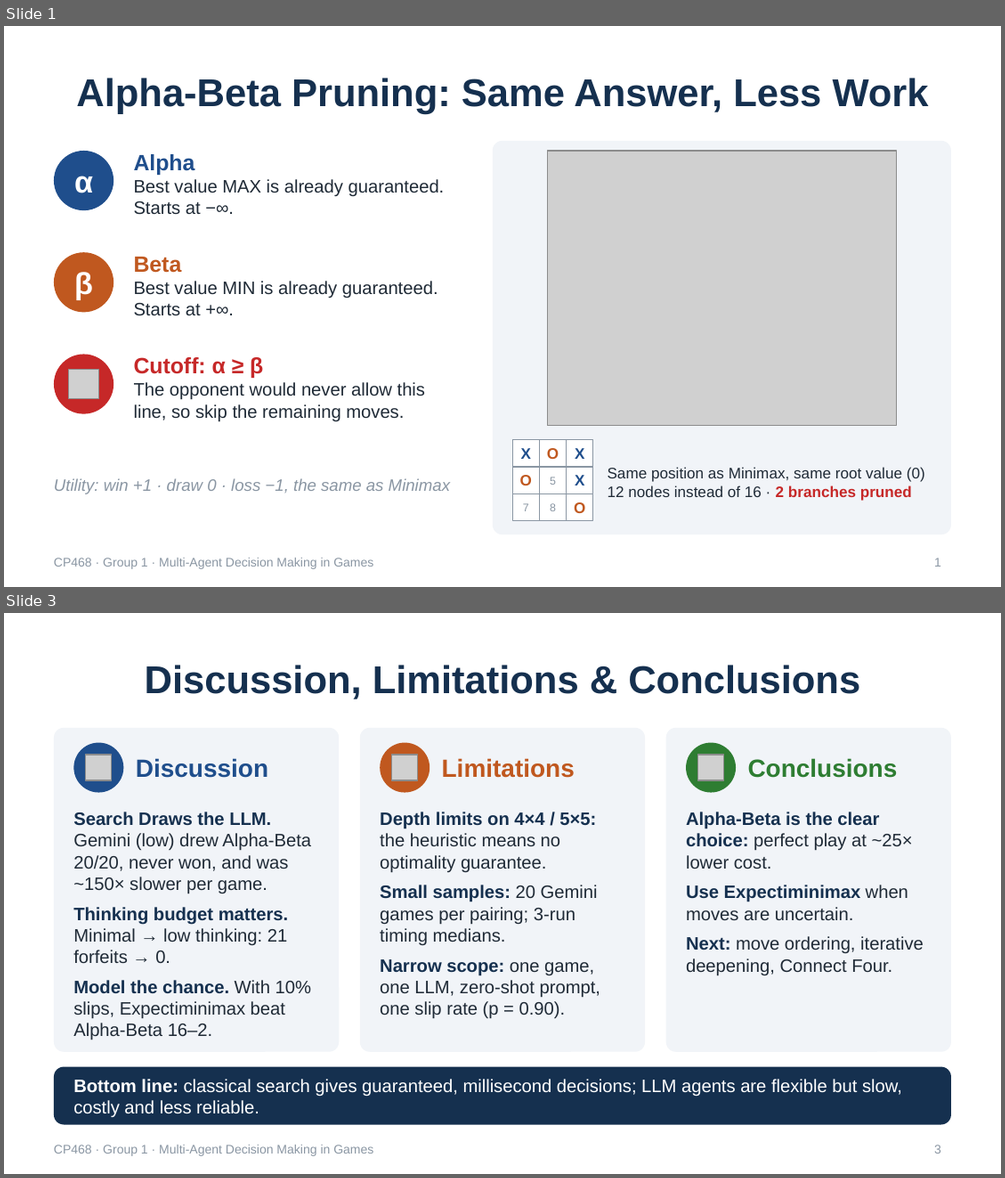
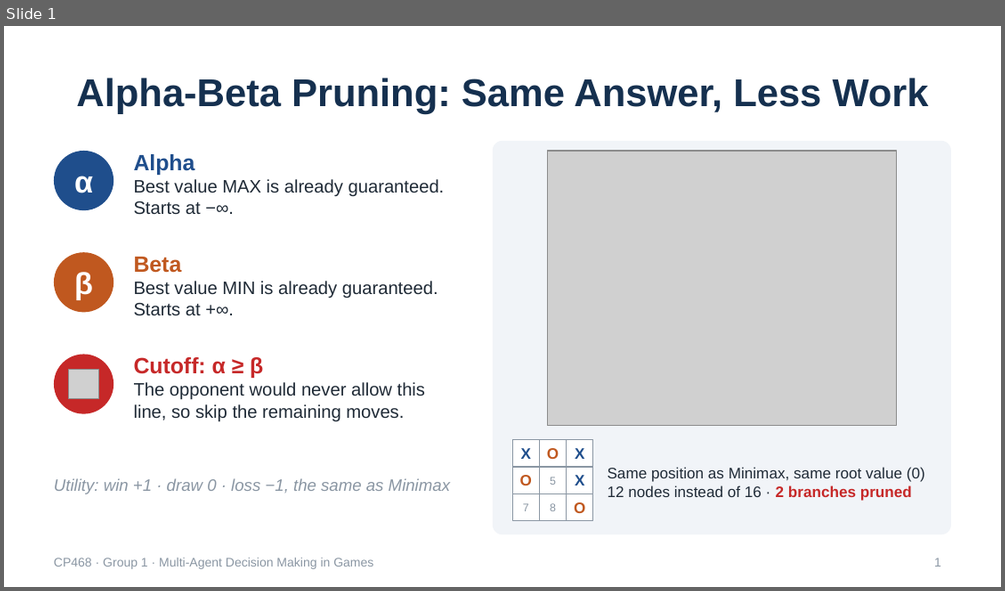
Before and after one commit to Drempel3387/CP468-TIC-TAC-TOE-Group-Project, a slide deck: CP468_AlphaBeta_and_Closing.pptx. Shown one above the other, each under a label of ours: slides 1 and 3 before the commit, slide 1 after it; the slides between them are not shown. The pictures are 1005x1178 and 1005x591 pixels, drawn with LibreOffice and Linux fonts; fonts in the diff are those of the drawing; grey boxes stand for pictures. Boxes give left, top, right and bottom in pixels: in the first picture for what was removed or moved away, otherwise in the second. Text is boxed around its words. In the diff, an @@ line names an element or a change of style, - is before the commit and + after.

Commit message:
Updated slides

```diff
--- a/CP468_AlphaBeta_and_Closing.pptx
+++ b/CP468_AlphaBeta_and_Closing.pptx
@@ slide 3 removed at [4,613,1001,1174], background #FFFFFF; not listed: 1 template element that a slide beside it also shows @@
@@ title removed at [145,665,860,699] @@
-Discussion, Limitations & Conclusions
@@ rounded rectangle removed at [54,728,339,1052] @@
@@ ellipse removed at [73,743,123,793] @@
@@ rounded rectangle removed at [360,728,645,1052] @@
@@ ellipse removed at [380,743,429,793] @@
@@ rounded rectangle removed at [666,728,951,1052] @@
@@ ellipse removed at [686,743,736,793] @@
@@ picture removed at [86,755,112,780] @@
@@ text removed at [136,758,268,778] @@
-Discussion
@@ picture removed at [392,755,418,780] @@
@@ text removed at [442,758,574,778] @@
-Limitations
@@ picture removed at [698,755,724,780] @@
@@ text removed at [748,758,898,778] @@
-Conclusions
@@ text removed at [73,811,311,1040] @@
-Search Draws the LLM. Gemini (low) drew Alpha-Beta 20/20, never won, and was ~150× slower per game.
-Thinking budget matters. Minimal → low thinking: 21 forfeits → 0.
-Model the chance. With 10% slips, Expectiminimax beat Alpha-Beta 16–2.
@@ text removed at [380,811,600,1019] @@
-Depth limits on 4×4 / 5×5: the heuristic means no optimality guarantee.
-Small samples: 20 Gemini games per pairing; 3-run timing medians.
-Narrow scope: one game, one LLM, zero-shot prompt, one slip rate (p = 0.90).
@@ text removed at [686,811,923,976] @@
-Alpha-Beta is the clear choice: perfect play at ~25× lower cost.
-Use Expectiminimax when moves are uncertain.
-Next: move ordering, iterative deepening, Connect Four.
@@ rounded rectangle removed at [54,1067,951,1125] @@
@@ text removed at [73,1078,902,1118] @@
-Bottom line: classical search gives guaranteed, millisecond decisions; LLM agents are flexible but slow, costly and less reliable.
@@ page number removed at [934,1144,941,1153] @@
-3
```
